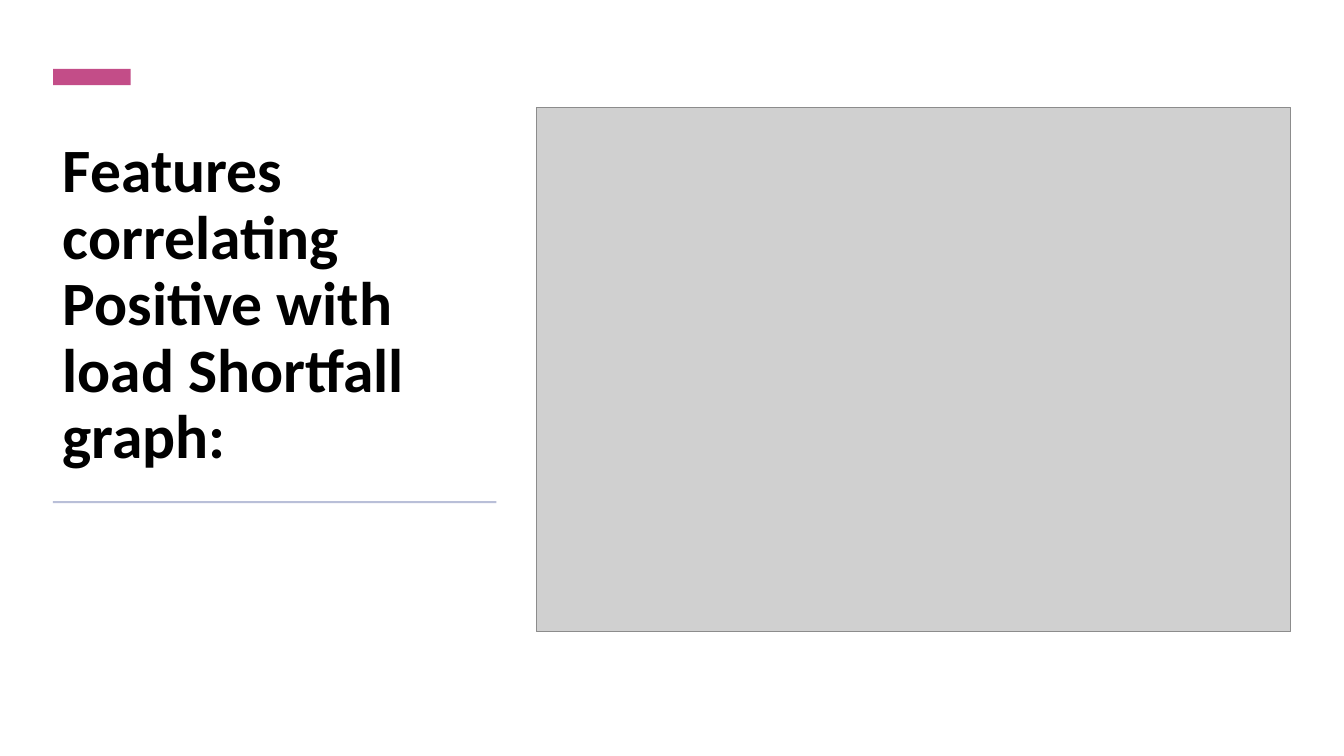
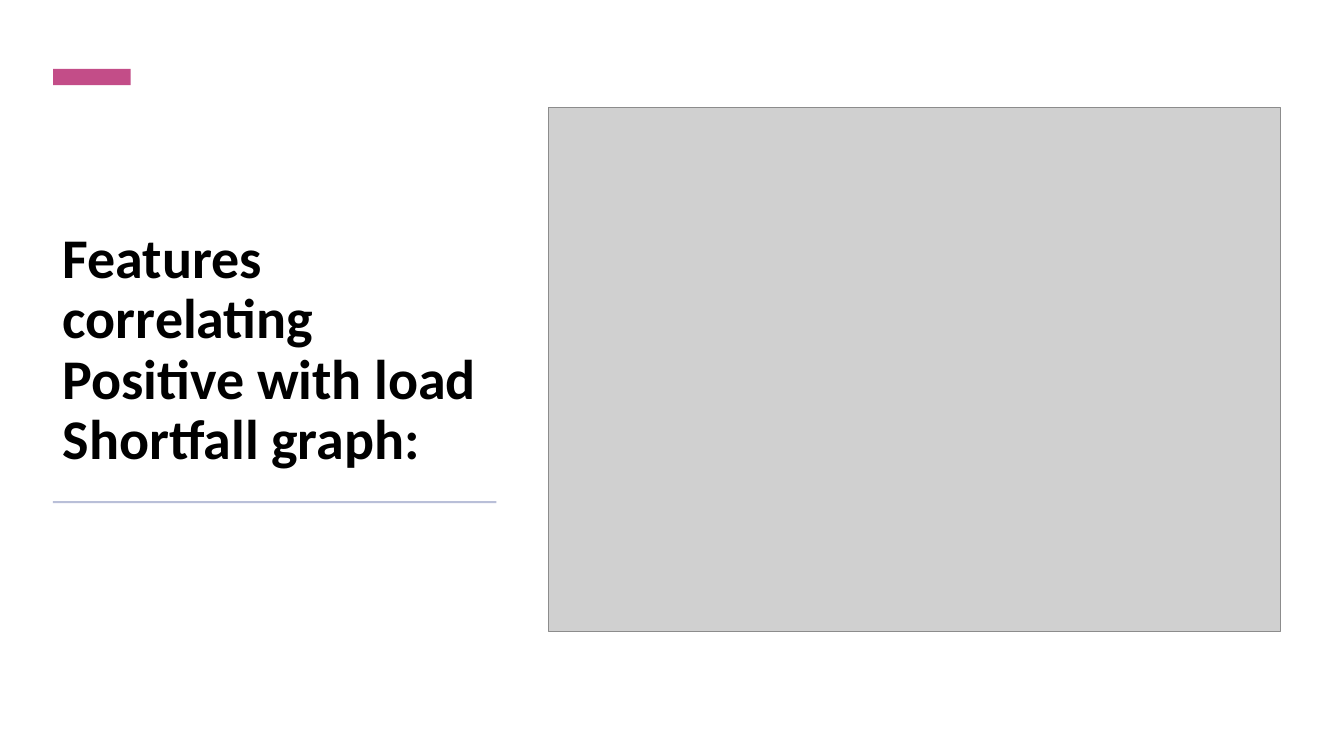
Before and after one commit to kmsekgothe/load-shortfall-regression-predict-api, a slide deck: slide 9 of Team 14 .pptx. Drawn at 1344x756 pixels with LibreOffice and Linux fonts; fonts in the diff are those of the drawing; grey boxes stand for pictures. Boxes give left, top, right and bottom in pixels: in the first picture for what was removed or moved away, otherwise in the second. Text is boxed around its words. In the diff, an @@ line names an element or a change of style, - is before the commit and + after.

```diff
--- a/Team 14 .pptx
+++ b/Team 14 .pptx
@@ picture: place and size @@
-picture at [536,108,1292,632]
+picture at [549,108,1281,632]
@@ title "Features correlating Positive with load ..." at [63,241,476,469]: size 44 to 40 pt @@
```
Also in this commit, not shown: 17 other slides changed, 2 slides added, 2 slides removed.
